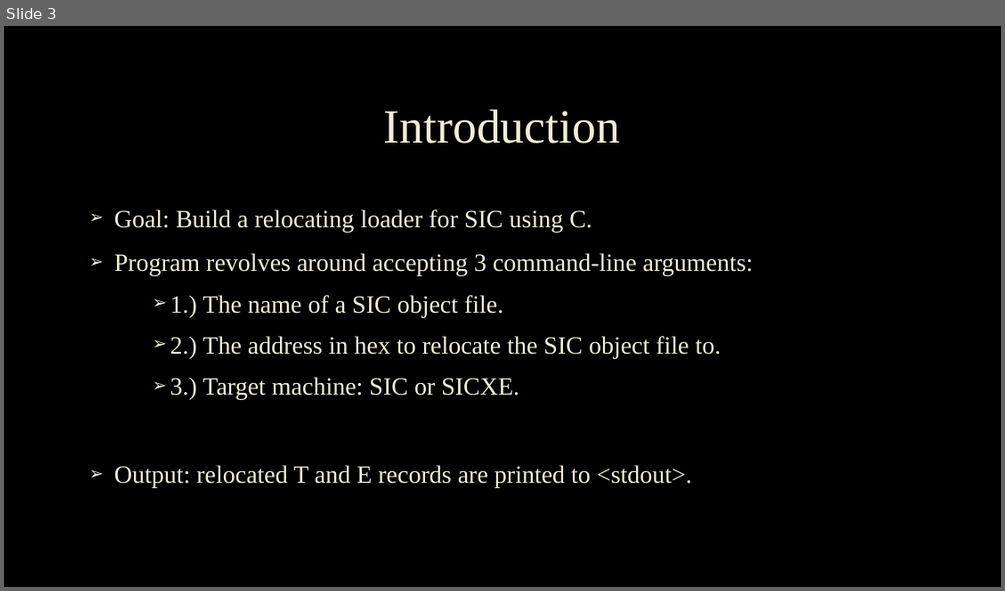
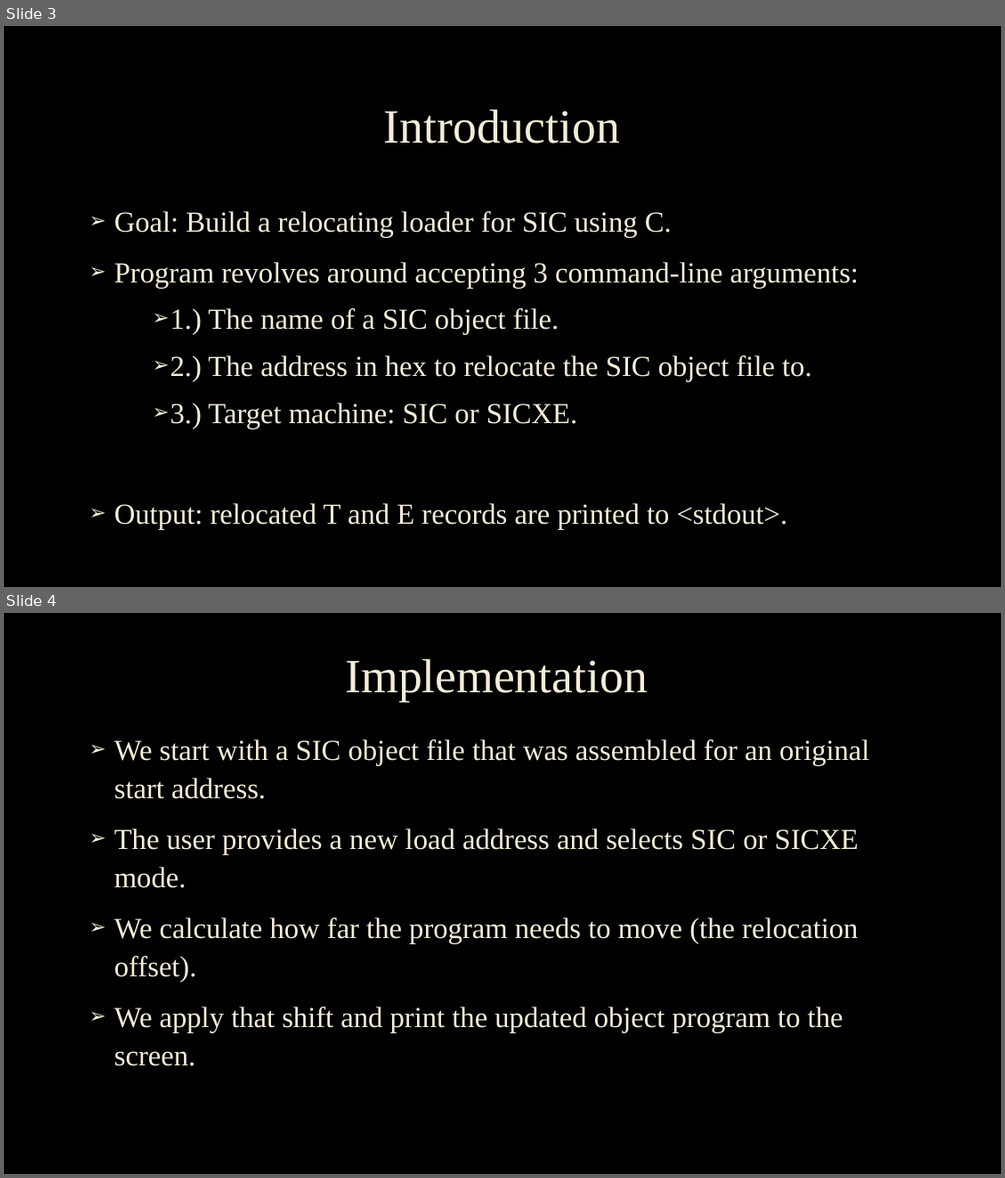
Before and after one commit to Nack2544/Relocating-Loader, a slide deck: Project4_Relocating-Loader.pptx. Shown one above the other, each under a label of ours: slide 3 before the commit, slides 3 and 4 after it. The pictures are 1005x591 and 1005x1178 pixels, drawn with LibreOffice and Linux fonts; fonts in the diff are those of the drawing; background and template pictures are left out. Boxes give left, top, right and bottom in pixels: in the first picture for what was removed or moved away, otherwise in the second. Text is boxed around its words. In the diff, an @@ line names an element or a change of style, - is before the commit and + after.

Commit message:
Add files via upload
Update to PowerPoint. Shorter, easier (not super technical), and includes a screenshot of code for style points?

```diff
--- a/Project4_Relocating-Loader.pptx
+++ b/Project4_Relocating-Loader.pptx
@@ slide 4 added at (4, 613, 1001, 1174), background picture (left out) @@
@@ title added at (346, 658, 647, 702), 46 pt, text #F4EDD8 @@
+Implementation
@@ text added at (114, 739, 869, 1066), 28 pt, text #F4EDD8 @@
+➢ We start with a SIC object file that was assembled for an original start address.
+➢ The user provides a new load address and selects SIC or SICXE mode.
+➢ We calculate how far the program needs to move (the relocation offset).
+➢ We apply that shift and print the updated object program to the screen.
@@ slide 3 changed as well @@
@@ text "Goal: Build a relocating loader ..." at (114, 211, 858, 530): size 24 to 28 pt @@
```
Also in this commit, not shown: 2 other slides changed, 5 other slides added, 9 slides removed.
